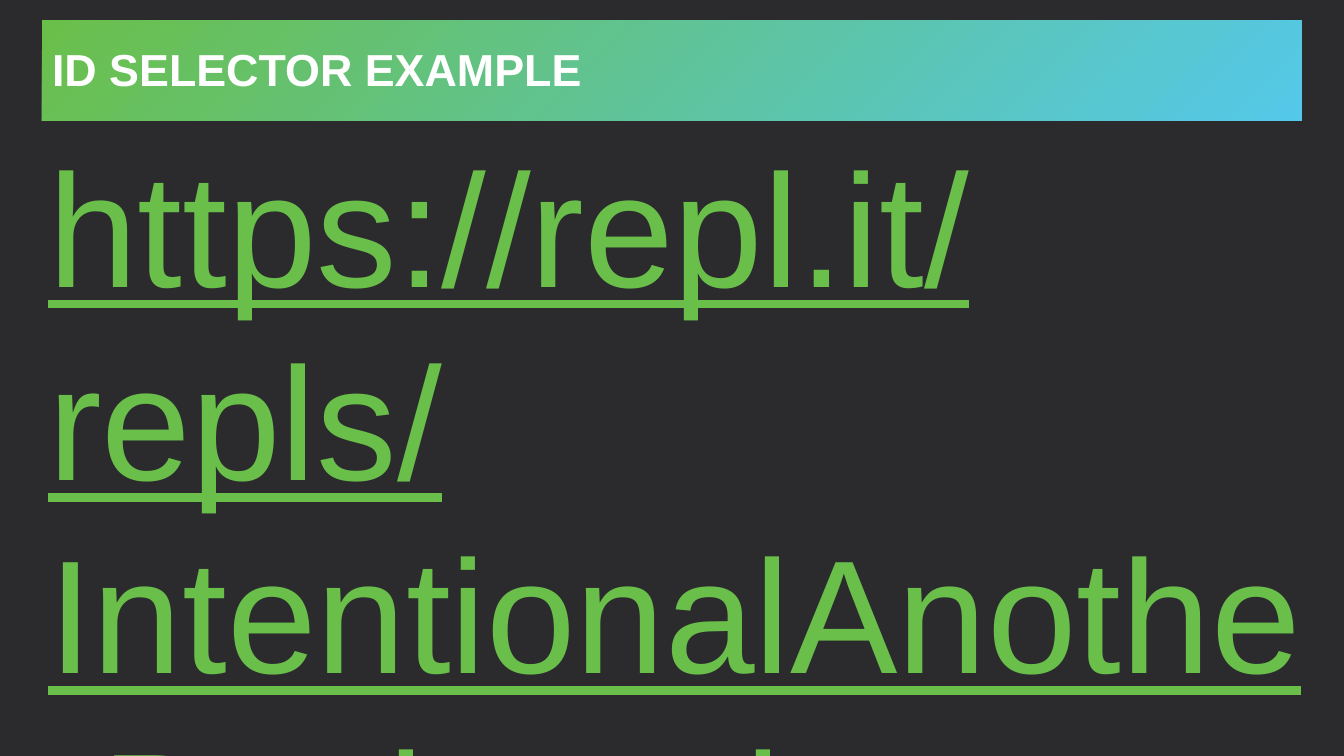
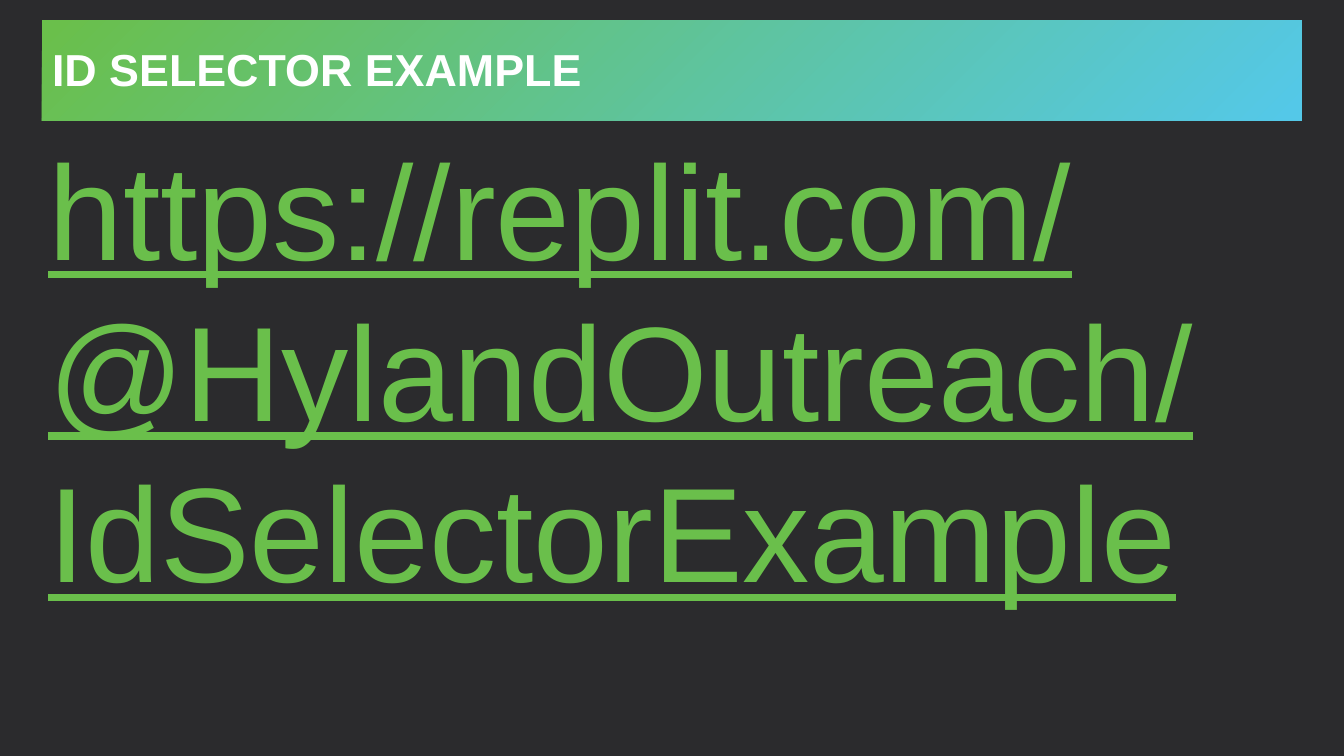
Before and after one commit to hytechclub/web-101, a slide deck: slide 9 of Week07/MoreSelectors.pptx. Drawn at 1344x756 pixels with LibreOffice and Linux fonts; fonts in the diff are those of the drawing. Boxes give left, top, right and bottom in pixels: in the first picture for what was removed or moved away, otherwise in the second. Text is boxed around its words. In the diff, an @@ line names an element or a change of style, - is before the commit and + after.

Commit message:
update repl links to use replit.com

```diff
--- a/Week07/MoreSelectors.pptx
+++ b/Week07/MoreSelectors.pptx
@@ text at [48,162,1193,606]: text changed; size 115 to 96 pt @@
-https://repl.it/repls/IntentionalAnotherBookmark
+https://replit.com/@HylandOutreach/IdSelectorExample
```
Also in this commit, not shown: 2 other slides changed, 7 other files.
